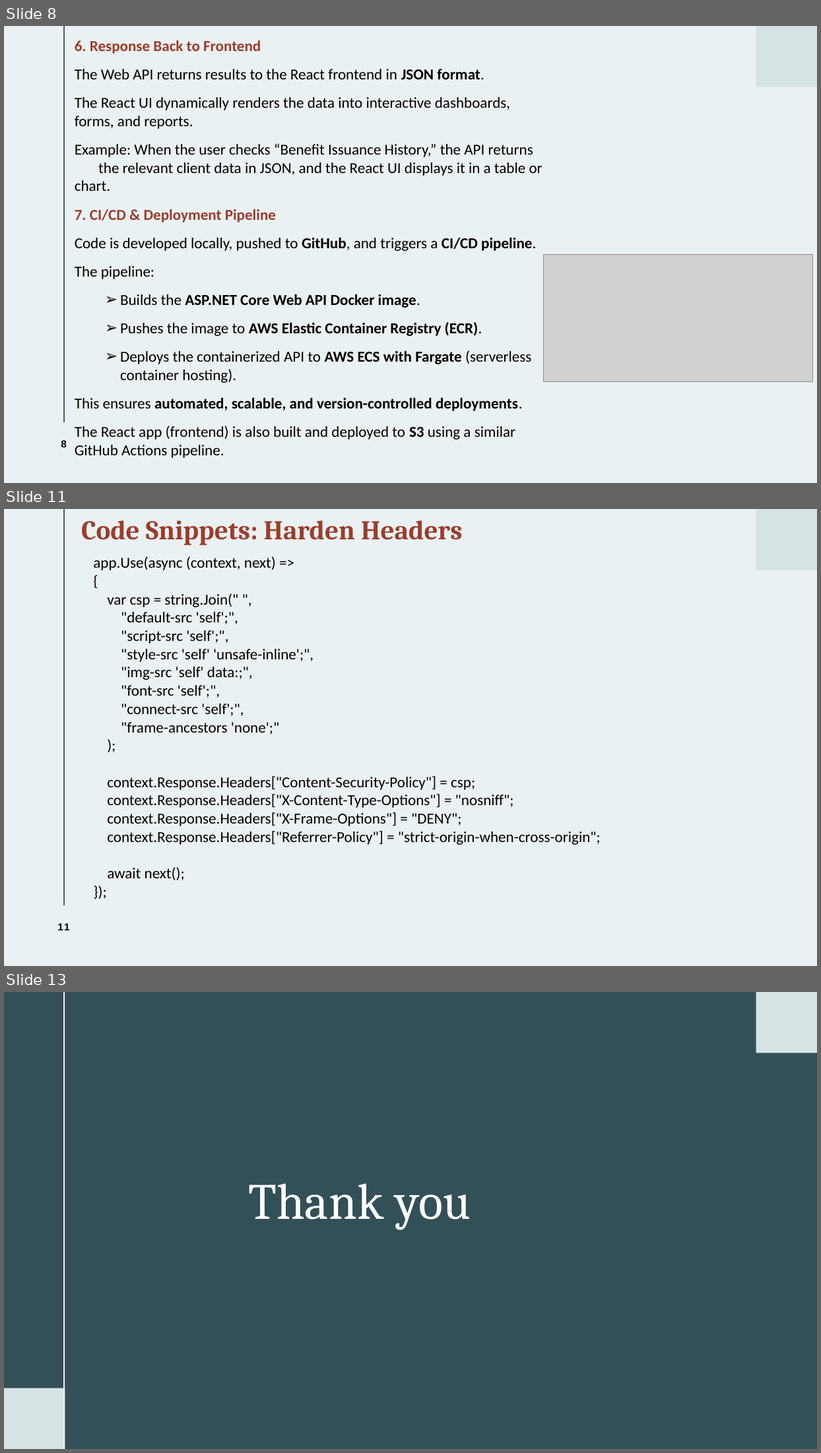
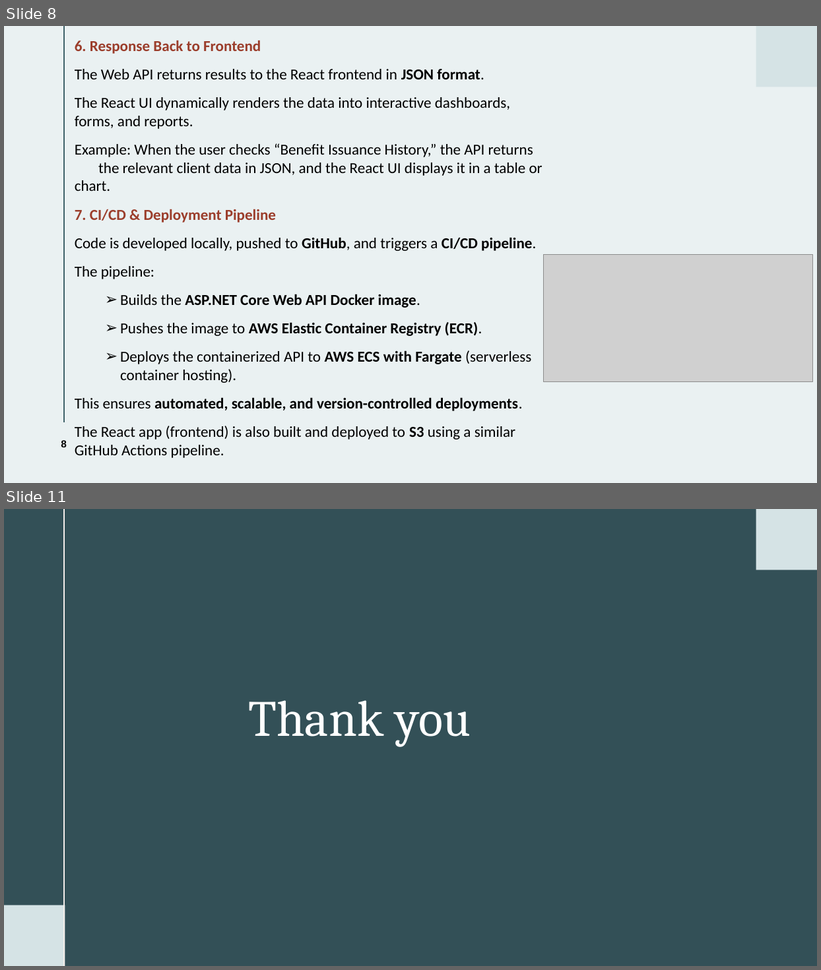
Before and after one commit to ChittaniSwathiTamuc/sel-react-webapp, a slide deck: SEL Presentation.pptx. Shown one above the other, each under a label of ours: slides 8, 11 and 13 before the commit, slides 8 and 11 after it; the slides between them are not shown. The pictures are 821x1453 and 821x970 pixels, drawn with LibreOffice and Linux fonts; fonts in the diff are those of the drawing; grey boxes stand for pictures. Boxes give left, top, right and bottom in pixels: in the first picture for what was removed or moved away, otherwise in the second. Text is boxed around its words. In the diff, an @@ line names an element or a change of style, - is before the commit and + after.

```diff
--- a/SEL Presentation.pptx
+++ b/SEL Presentation.pptx
@@ slide 11 removed at [4,509,817,966], background #EAF1F2; not listed: 2 template elements that a slide beside it also shows @@
@@ text removed at [81,520,463,545] @@
-Code Snippets: Harden Headers
@@ text removed at [93,557,601,881] @@
-app.Use(async (context, next) =>
-{
-var csp = string.Join(" ",
-"default-src 'self';",
-"script-src 'self';",
-"style-src 'self' 'unsafe-inline';",
-"img-src 'self' data:;",
-"font-src 'self';",
-"connect-src 'self';",
-"frame-ancestors 'none';"
-);
-context.Response.Headers["Content-Security-Policy"] = csp;
-context.Response.Headers["X-Content-Type-Options"] = "nosniff";
-context.Response.Headers["X-Frame-Options"] = "DENY";
-context.Response.Headers["Referrer-Policy"] = "strict-origin-when-cross-origin";
-await next();
-});
@@ page number removed at [57,923,69,931] @@
-11
@@ what was slide 13 is now slide 11 @@
```
Also in this commit, not shown: 6 slides changed, 1 other slide removed.
